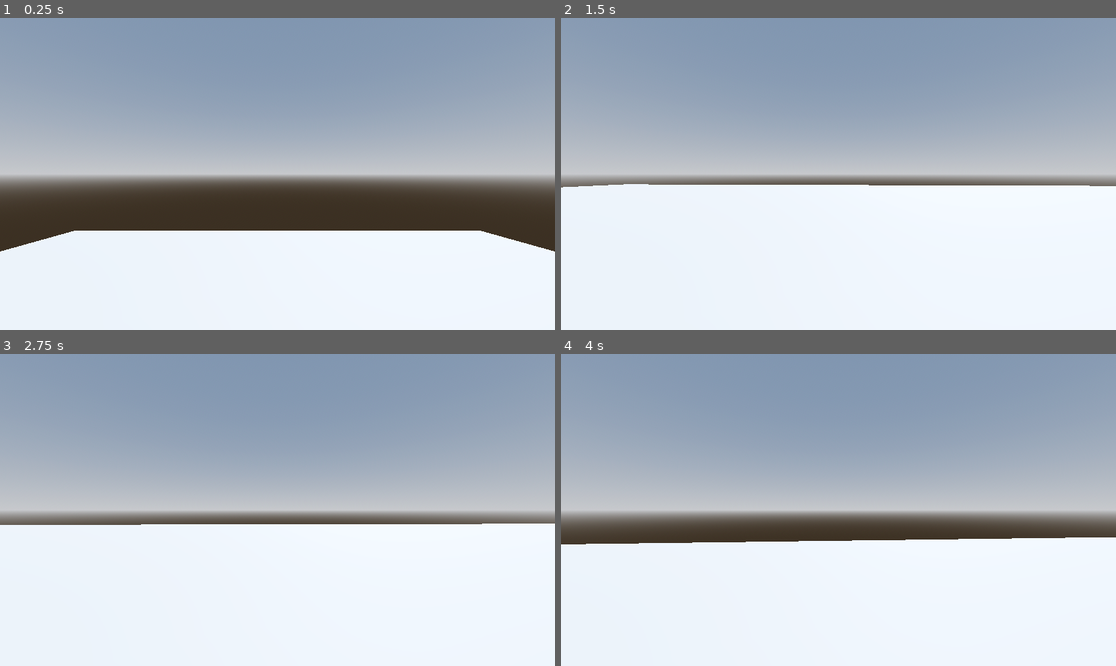
Above: before the commit, frames 1-4 (two rows, left to right).
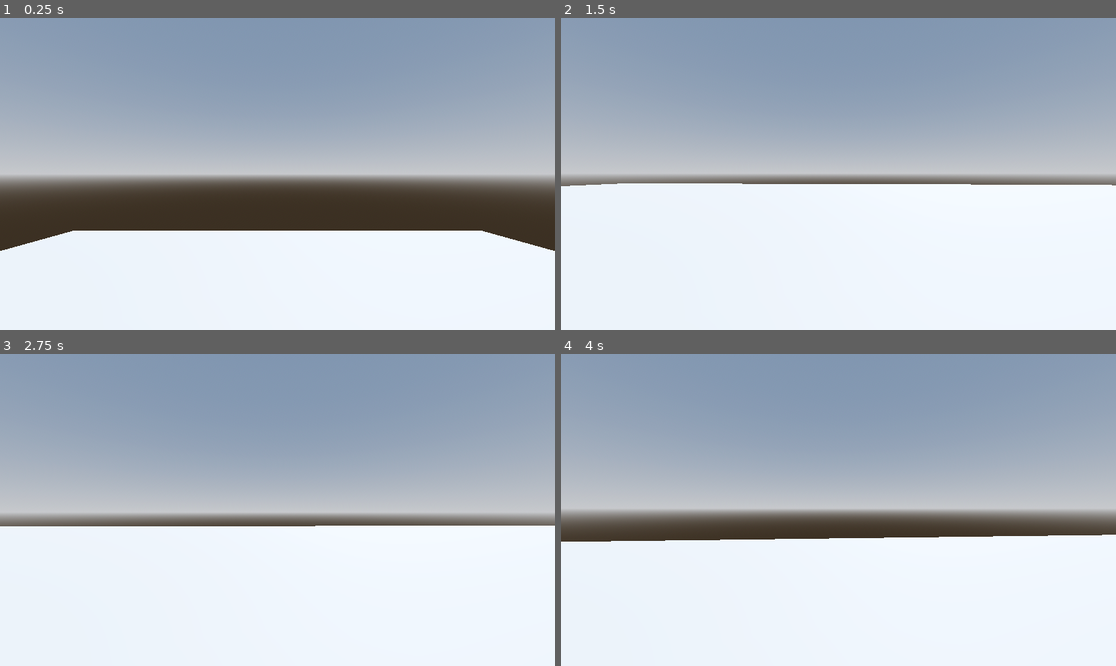
Above: after the commit, the same moments.

Repository: huangwei4478/godot-3d-exercises
Game: Godot game, scene res://Levels/sandbox.tscn
Same seed, same stepped clock (60 frames per second), same inputs: the game is played once before the commit and once after it.
Inputs (mouse positions are in pixels of both pictures, inside the frame that each line leads up to):
- Up to frame 1 (0.25 s): no input
- Up to frame 2 (1.5 s): move the mouse to (866, 174) at 0.52 s; hold W (move_forward) from 0.53 s (still down); tap Space (jump) at 0.77 s; move the mouse to (810, 174) at 1.27 s
- Up to frame 3 (2.75 s): keep holding W (move_forward); tap Space (jump) at 1.52 s; tap Enter at 2 s; move the mouse to (288, 503) at 2.02 s
- Up to frame 4 (4 s): keep holding W (move_forward); tap Space (jump) at 2.75, 3.02, 3.77 s; move the mouse to (832, 516) at 2.77 s; move the mouse to (877, 513) at 3.52 s

The runs differ from the first frame. In frame 1, less than 0.1% of the frame differs, in the area x 0-100%, y 68-75%; in frame 2, 0.3%; in frame 3, 2.0%, in the area x 0-100%, y 50-56%; in frame 4, 1.1%.

Commit message:
[add] FPS 05 Improved Aiming and Camera Smothing

Diff:
--- /dev/null
+++ b/RoboRampage2/Player/SmoothCamera.gd
@@ -0,0 +1,14 @@
+extends Camera3D
+
+@export var speed := 44.0
+
+func _physics_process(delta: float) -> void:
+
+	var weight = clampf(delta * speed, 0.0, 1.0)
+
+	global_transform = global_transform.interpolate_with(
+		get_parent().global_transform,
+		weight
+	)
+
+	global_position = get_parent().global_position
--- a/RoboRampage2/Player/player.gd
+++ b/RoboRampage2/Player/player.gd
@@ -7,6 +7,8 @@
 # Get the gravity from the project settings to be synced with RigidBody nodes.
 var gravity: float = ProjectSettings.get_setting("physics/3d/default_gravity")
 var mouse_motion := Vector2.ZERO
+
+@onready var camera_pivot: Node3D = $CameraPivot
 
 func _ready() -> void:
 	Input.mouse_mode = Input.MOUSE_MODE_CAPTURED
@@ -44,4 +46,10 @@
 
 func handle_camera_rotation() -> void:
 	rotate_y(mouse_motion.x)
+	camera_pivot.rotate_x(mouse_motion.y)
+	camera_pivot.rotation_degrees.x = clampf(
+		camera_pivot.rotation_degrees.x,
+		-90.0,
+		90.0
+	)
 	mouse_motion = Vector2.ZERO
--- a/RoboRampage2/Player/player.tscn
+++ b/RoboRampage2/Player/player.tscn
@@ -1,6 +1,7 @@
-[gd_scene load_steps=4 format=3 uid="uid://c2rnwo6pbgb5b"]
+[gd_scene load_steps=5 format=3 uid="uid://c2rnwo6pbgb5b"]
 
 [ext_resource type="Script" path="res://Player/player.gd" id="1_swt2c"]
+[ext_resource type="Script" path="res://Player/SmoothCamera.gd" id="2_hcfc2"]
 
 [sub_resource type="CapsuleMesh" id="CapsuleMesh_xs7lh"]
 
@@ -15,5 +16,9 @@
 [node name="CollisionShape3D" type="CollisionShape3D" parent="."]
 shape = SubResource("CapsuleShape3D_18rre")
 
-[node name="Camera3D" type="Camera3D" parent="."]
-transform = Transform3D(1, 0, 0, 0, 1, 0, 0, 0, 1, 0, 0.479425, 0)
+[node name="CameraPivot" type="Node3D" parent="."]
+transform = Transform3D(1, 0, 0, 0, 1, 0, 0, 0, 1, 0, 0.427088, 0)
+
+[node name="SmoothCamera" type="Camera3D" parent="CameraPivot"]
+top_level = true
+script = ExtResource("2_hcfc2")
